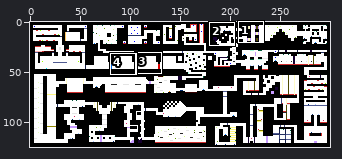
A sprite sheet gets an edit: res/world/worldh.png. Above: a wide view before the commit, with the close-up outlined.
Close-up. First the earlier version:
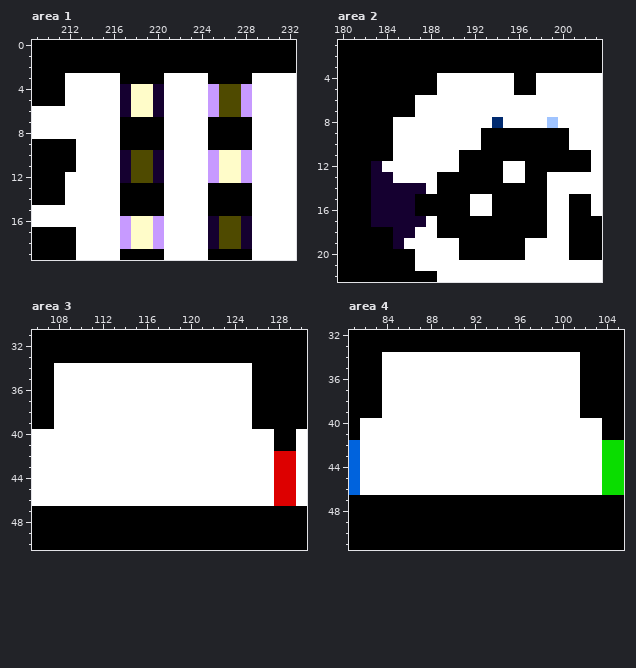
The file is 300x125 pixels. Colours within 5 levels of each other are drawn and written as one. Shown: area 1: x 209..232, y 0..19; area 2: x 180..203, y 1..22; area 3: x 106..130, y 31..50; area 4: x 81..105, y 32..51. The commit also changed other parts of the picture, which this record leaves out.
And afterwards:
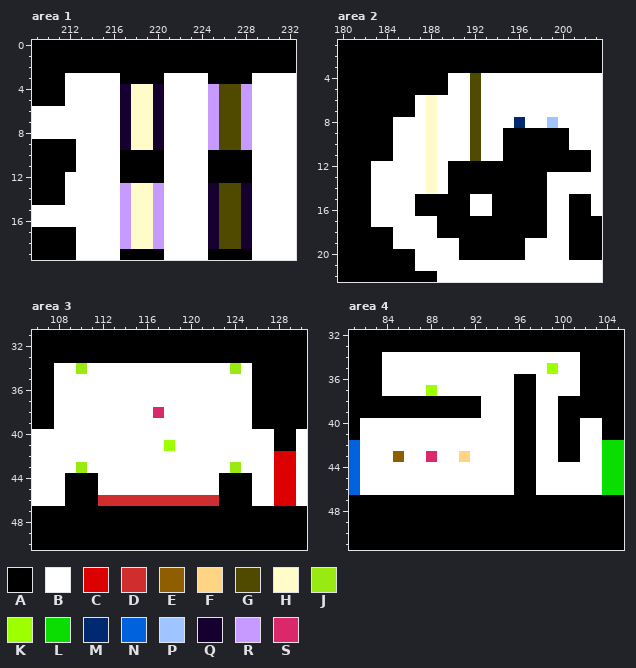
Palette (. is transparent): A #000000  B #ffffff  C #dd0000  D #d02e2e  E #8f5e00  F #ffd482  G #4f4a00  H #fffcc9  J #98ea12  K #9eff00  L #0add00  M #002a6f  N #0063dd  P #a0c4ff  Q #150030  R #c79aff  S #db286b
The edit:
Area 1:
y 7..9: x 217..220 AAAA -> QHHQ; x 225..228 AAAA -> RGGR
y 10..12: x 217..220 QGGQ -> AAAA; x 225..228 RHHR -> AAAA
y 13..15: x 217..220 AAAA -> RHHR; x 225..228 AAAA -> QGGQ
Area 2:
y 4..5: x 189 B -> A; x 192 B -> G; x 196..197 AA -> BB
y 6..7: x 188 B -> H; x 192 B -> G
y 8: x 188 B -> H; x 192 B -> G; x 194 M -> B; x 196 B -> M
y 9..10: x 188 B -> H; x 192..194 BAA -> GBB
y 11: x 188 B -> H; x 191..194 AAAA -> BGBB
y 12: x 183 Q -> B; x 188 B -> H; x 190 B -> A; x 195..196 BB -> AA
y 13: x 183..184 QQ -> BB; x 188..189 BA -> HB; x 195..196 BB -> AA
y 14: x 183..189 QQQQQBA -> BBBBBHB
y 15..16: x 183..186 QQQQ -> BBBB
y 17: x 183..187 QQQQQ -> BBBBB
y 18: x 185..186 QQ -> BB
y 19: x 185 Q -> B
Area 3:
y 34: x 110 B -> J; x 124 B -> J
y 38: x 117 B -> S
y 41: x 118 B -> K
y 43: x 110 B -> J; x 124 B -> J
y 44..45: x 109..111 BBB -> AAA; x 123..125 BBB -> AAA
y 46: x 109..125 BBBBBBBBBBBBBBBBB -> AAADDDDDDDDDDDAAA
Area 4:
y 35: x 99 B -> K
y 36: x 96..97 BB -> AA
y 37: x 88 B -> K; x 96..97 BB -> AA
y 38..39: x 84..92 BBBBBBBBB -> AAAAAAAAA; x 96..97 BB -> AA; x 100..101 BB -> AA
y 40..42: x 96..97 BB -> AA; x 100..101 BB -> AA
y 43: x 85 B -> E; x 88 B -> S; x 91 B -> F; x 96..97 BB -> AA; x 100..101 BB -> AA
y 44..46: x 96..97 BB -> AA
